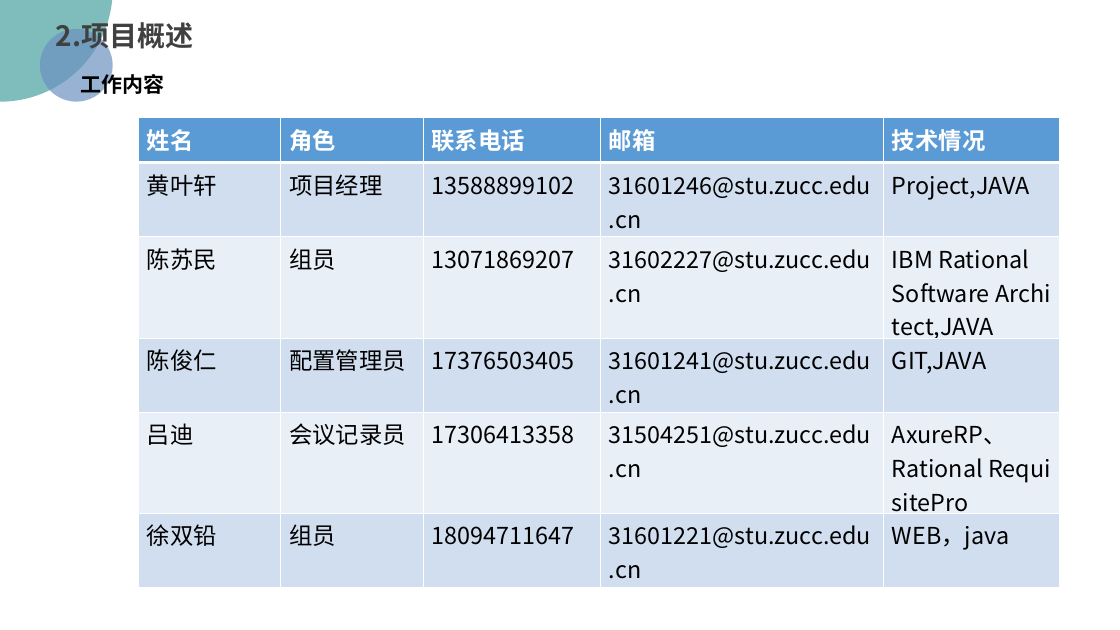
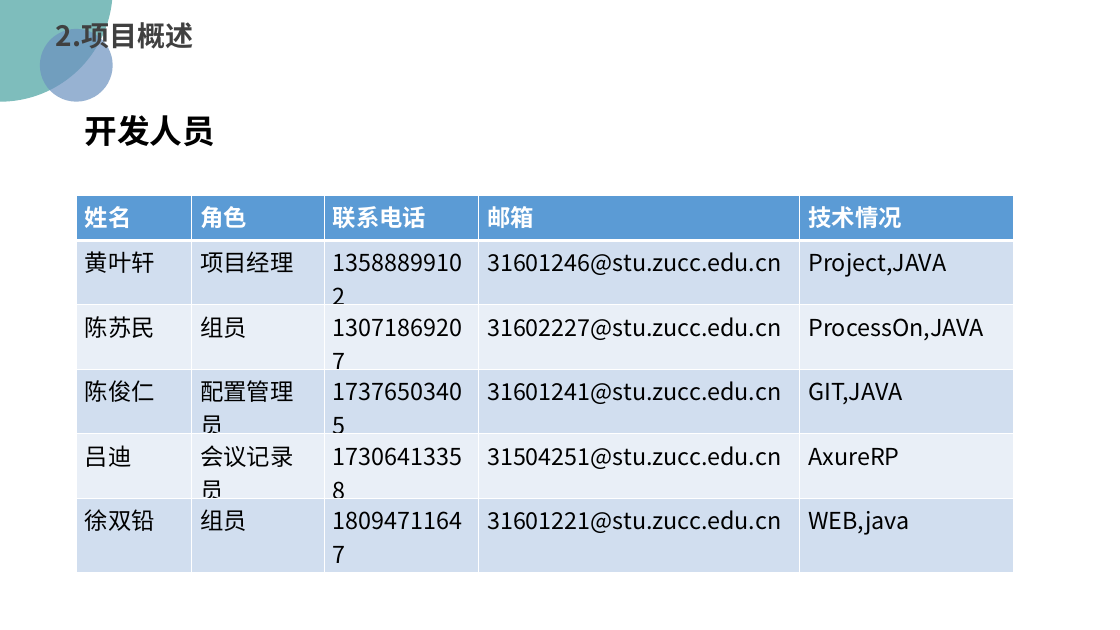
Before and after one commit to PRD2018/PRD2018-G15, a slide deck: slide 15 of 受控文档/01-需求工程项目计划/[PRD-15]需求工程项目计划.pptx (slide 12 before the commit). Drawn at 1120x630 pixels with LibreOffice and Linux fonts; fonts in the diff are those of the drawing; background and template pictures are left out. Boxes give left, top, right and bottom in pixels: in the first picture for what was removed or moved away, otherwise in the second. Text is boxed around its words. In the diff, an @@ line names an element or a change of style, - is before the commit and + after.

```diff
--- a/受控文档/01-需求工程项目计划/[PRD-15]需求工程项目计划.pptx
+++ b/受控文档/01-需求工程项目计划/[PRD-15]需求工程项目计划.pptx
@@ text at [85, 115, 216, 146]: text changed; size 18 to 28 pt @@
-工作内容
+开发人员
@@ table at [76, 195, 1014, 571] @@
-row 3, column 5: IBM Rational Software Architect,JAVA
+row 3, column 5: ProcessOn,JAVA
-row 5, column 5: AxureRP、Rational RequisitePro
+row 5, column 5: AxureRP
-row 6, column 5: WEB，java
+row 6, column 5: WEB,java
@@ table: place and size @@
-table at [139, 118, 1059, 587]
+table at [76, 195, 1014, 571]
```
Also in this commit, not shown: 40 other slides changed, 5 slides added, 4 slides removed.
